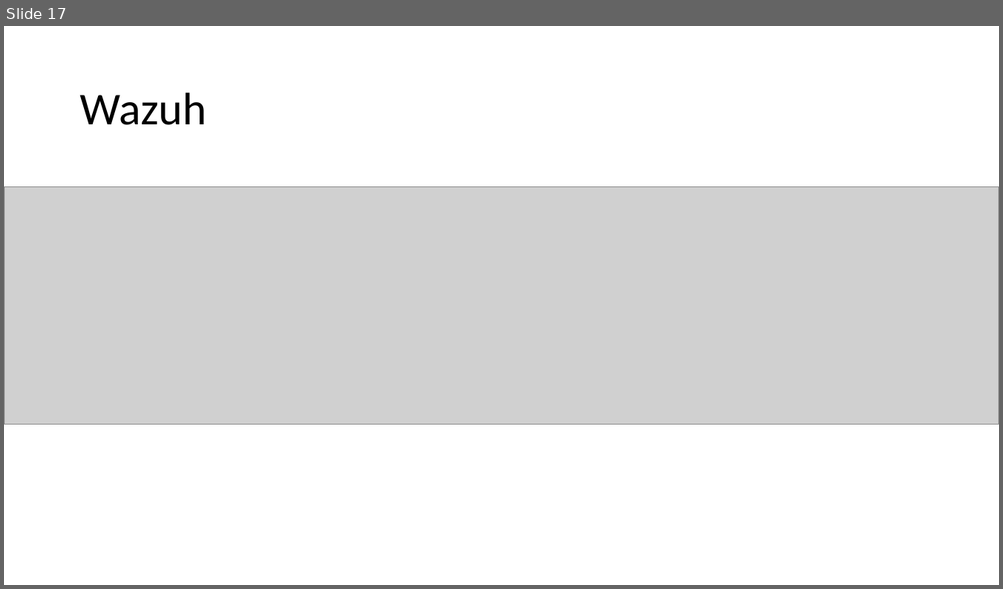
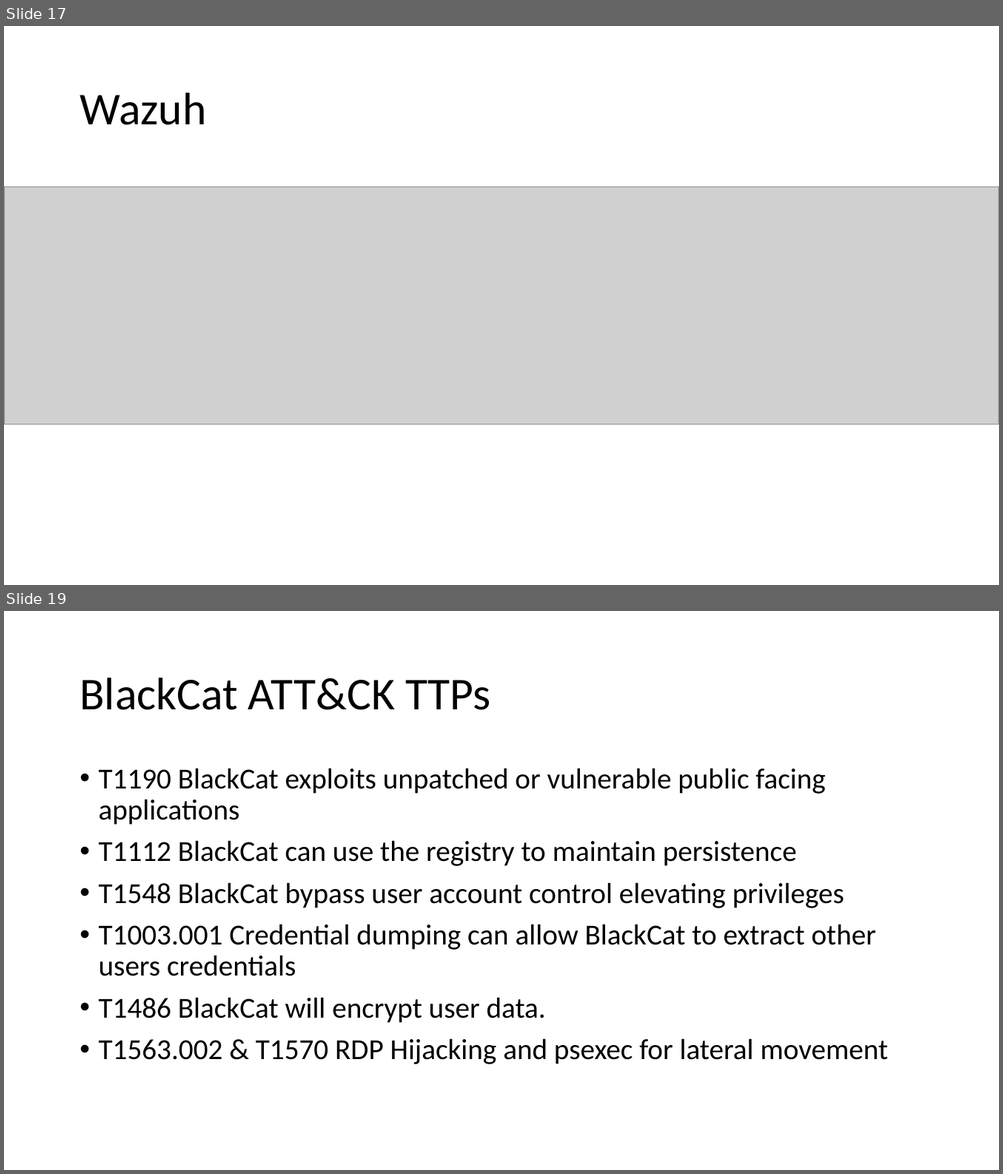
Before and after one commit to CHROME-PLATED-METRO-WOLF/coit11241-Cyber-Threat-Intelligence, a slide deck: evidence.pptx. Shown one above the other, each under a label of ours: slide 17 before the commit, slides 17 and 19 after it; the slides between them are not shown. The pictures are 1003x589 and 1003x1174 pixels, drawn with LibreOffice and Linux fonts; fonts in the diff are those of the drawing; grey boxes stand for pictures. Boxes give left, top, right and bottom in pixels: in the first picture for what was removed or moved away, otherwise in the second. Text is boxed around its words. In the diff, an @@ line names an element or a change of style, - is before the commit and + after.

Commit message:
BlackCat Analysis

```diff
--- a/evidence.pptx
+++ b/evidence.pptx
@@ slide 19 added at box(4, 611, 999, 1170), background #FFFFFF @@
@@ title added at box(79, 678, 491, 710), 44 pt, text #000000 @@
+BlackCat ATT&CK TTPs
@@ text added at box(99, 768, 888, 1065), 28 pt, text #000000 @@
+• T1190 BlackCat exploits unpatched or vulnerable public facing applications
+• T1112 BlackCat can use the registry to maintain persistence
+• T1548 BlackCat bypass user account control elevating privileges
+• T1003.001 Credential dumping can allow BlackCat to extract other users credentials
+• T1486 BlackCat will encrypt user data.
+• T1563.002 & T1570 RDP Hijacking and psexec for lateral movement
```
Also in this commit, not shown: 2 other slides added, 1 other file.
